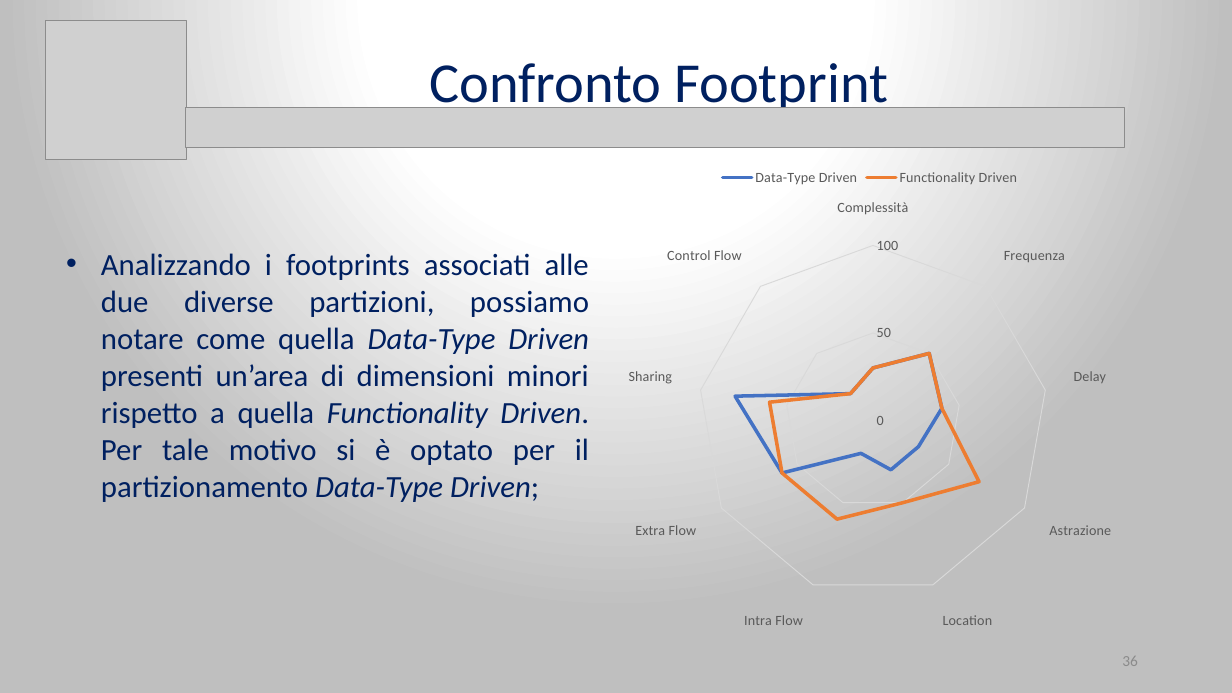
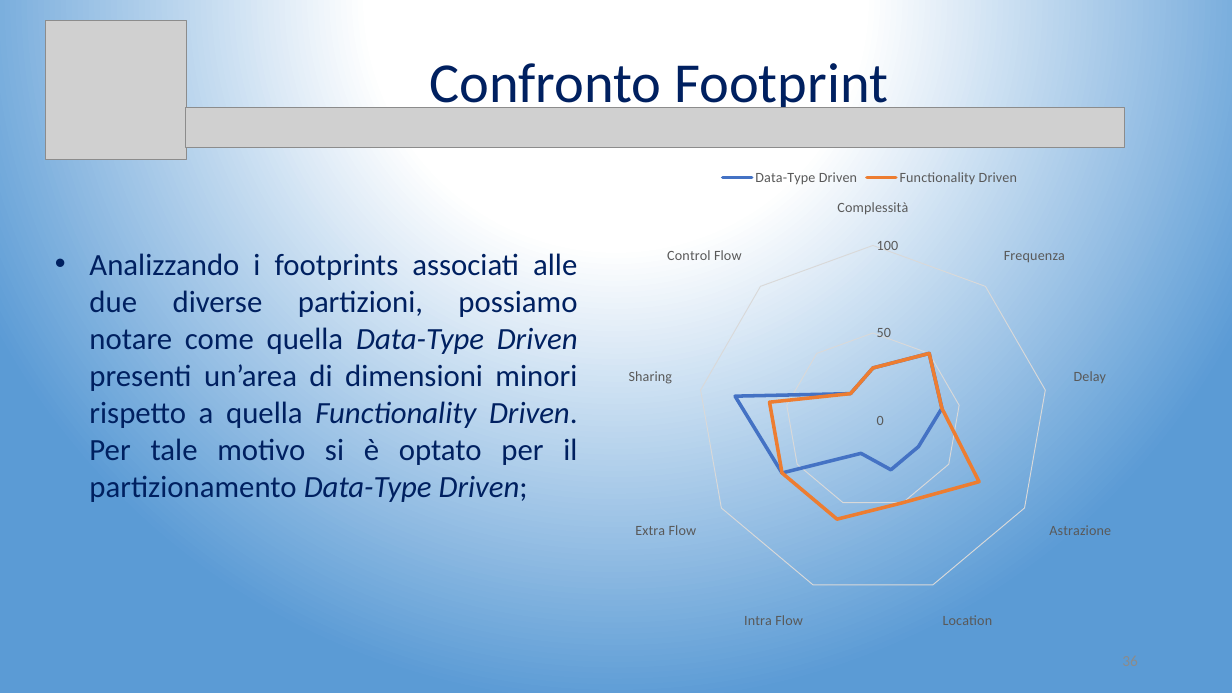
Before and after one commit to Wonderjack996/unimib-software-architecture, a slide deck: slide 36 of Progetto/Presentazione.pptx. Drawn at 1232x693 pixels with LibreOffice and Linux fonts; fonts in the diff are those of the drawing; grey boxes stand for pictures. Boxes give left, top, right and bottom in pixels: in the first picture for what was removed or moved away, otherwise in the second. Text is boxed around its words. In the diff, an @@ line names an element or a change of style, - is before the commit and + after.

```diff
--- a/Progetto/Presentazione.pptx
+++ b/Progetto/Presentazione.pptx
@@ background gradient #FFFFFF to #BFBFBF to gradient #FFFFFF to #5B9BD5 @@
@@ text "Analizzando i footprints associati alle ...": place and size @@
-text "Analizzando i footprints associati alle ..." at (101, 253, 589, 502)
+text "Analizzando i footprints associati alle ..." at (89, 253, 578, 502)
@@ page number removed at (1122, 656, 1138, 666) @@
-36
```
Also in this commit, not shown: 57 other slides changed, 1 other file.
